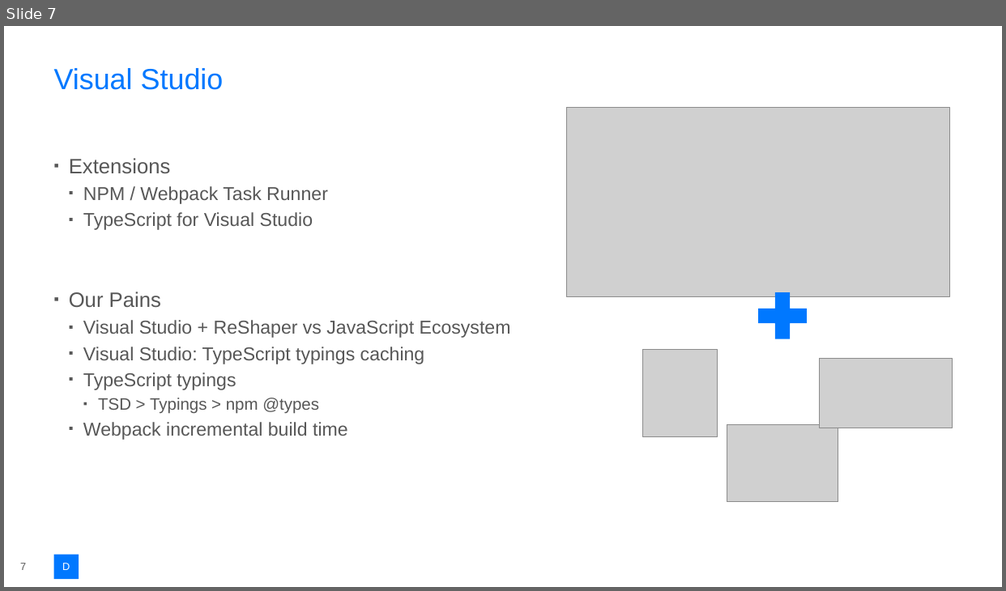
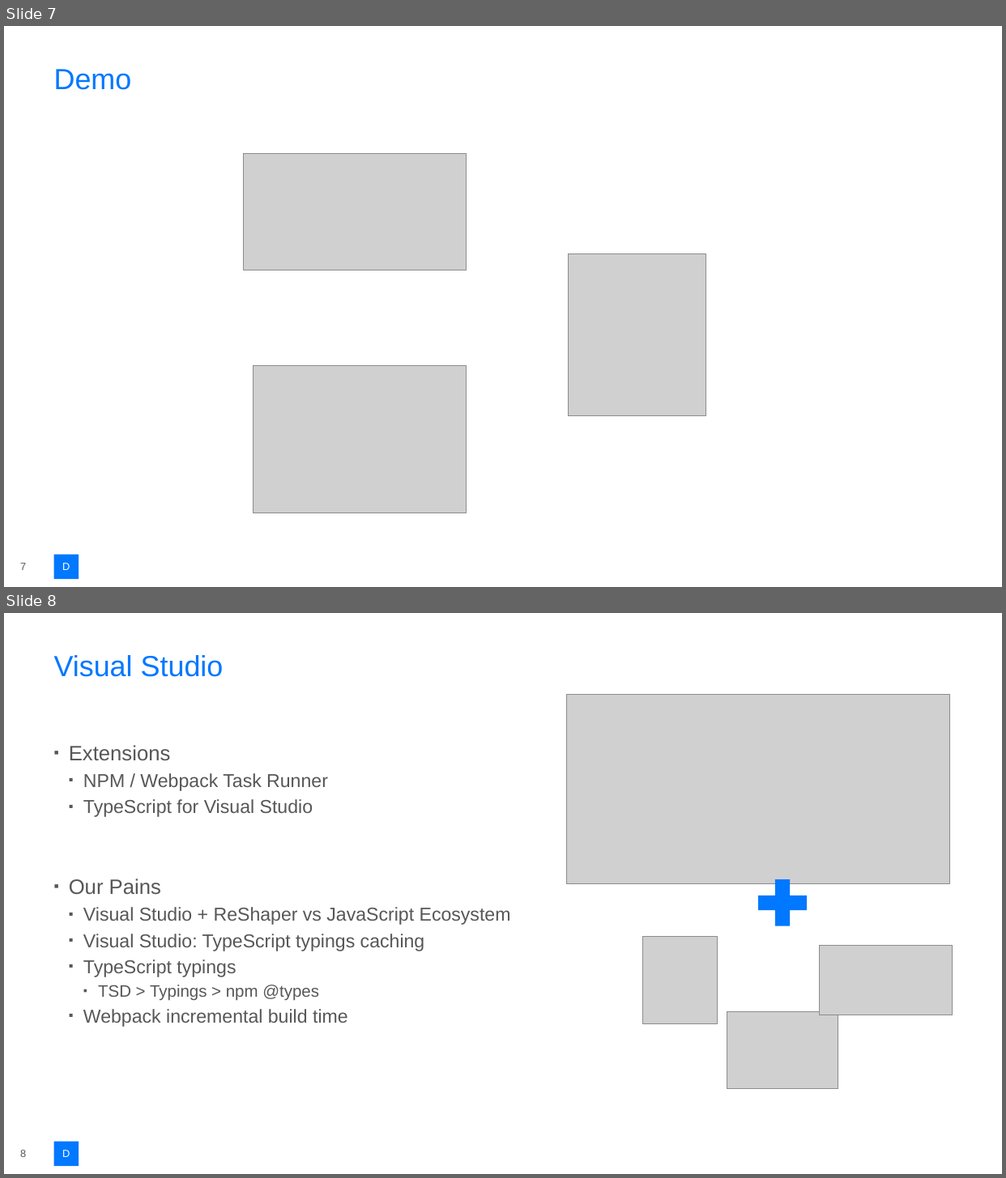
Before and after one commit to rasmuskl/react-webpack-typescript, a slide deck: 20170331-microsoft-60min/_notes/Presentation.pptx. Shown one above the other, each under a label of ours: slide 7 before the commit, slides 7 and 8 after it. The pictures are 1006x591 and 1006x1178 pixels, drawn with LibreOffice and Linux fonts; fonts in the diff are those of the drawing; grey boxes stand for pictures; background and template pictures are left out. Boxes give left, top, right and bottom in pixels: in the first picture for what was removed or moved away, otherwise in the second. Text is boxed around its words. In the diff, an @@ line names an element or a change of style, - is before the commit and + after.

```diff
--- a/20170331-microsoft-60min/_notes/Presentation.pptx
+++ b/20170331-microsoft-60min/_notes/Presentation.pptx
@@ slide 7 added at <box>4,26,1002,587</box>, background #FFFFFF @@
@@ title added at <box>54,69,132,90</box>, 28 pt, text #0078FF @@
+Demo
@@ picture added at <box>244,153,467,270</box> @@
@@ picture added at <box>568,254,705,416</box> @@
@@ picture added at <box>253,366,467,514</box> @@
@@ rectangle added at <box>54,555,79,579</box>, fill #0078FF, 10 pt, text #FFFFFF @@
+D
@@ page number added at <box>20,563,26,570</box>, 10 pt, text #575757 @@
+7
@@ what was slide 7 is now slide 8 @@
@@ page number at <box>20,1150,26,1157</box>: text changed @@
-7
+8
```
Also in this commit, not shown: 5 slides changed, 2 other files.
